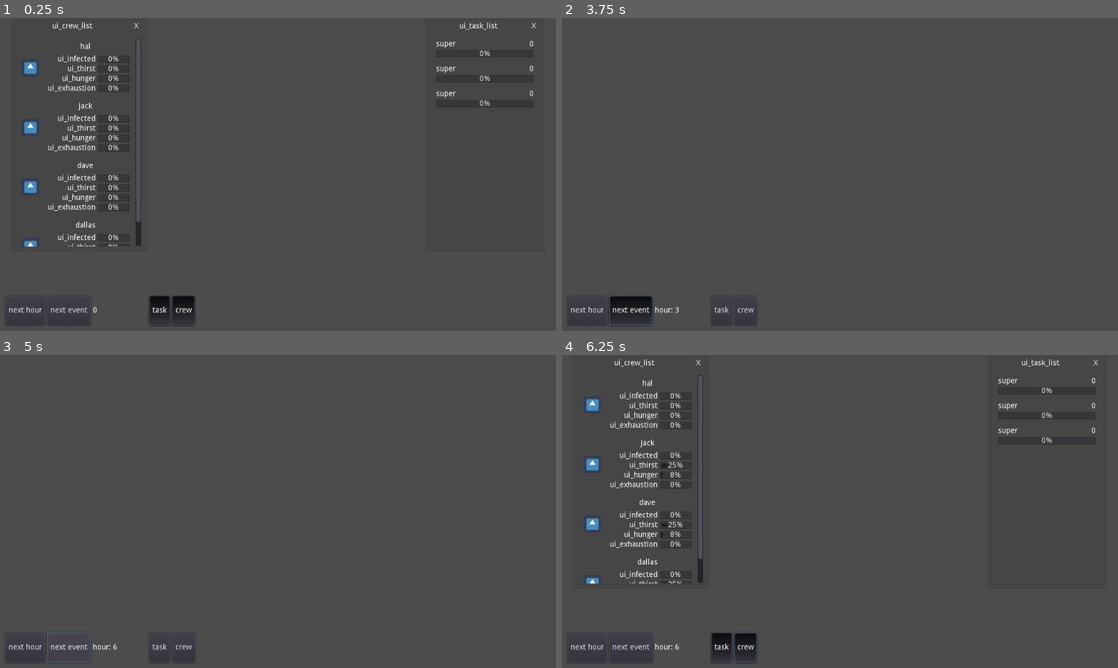
Above: before the commit, frames 1-4 (two rows, left to right).
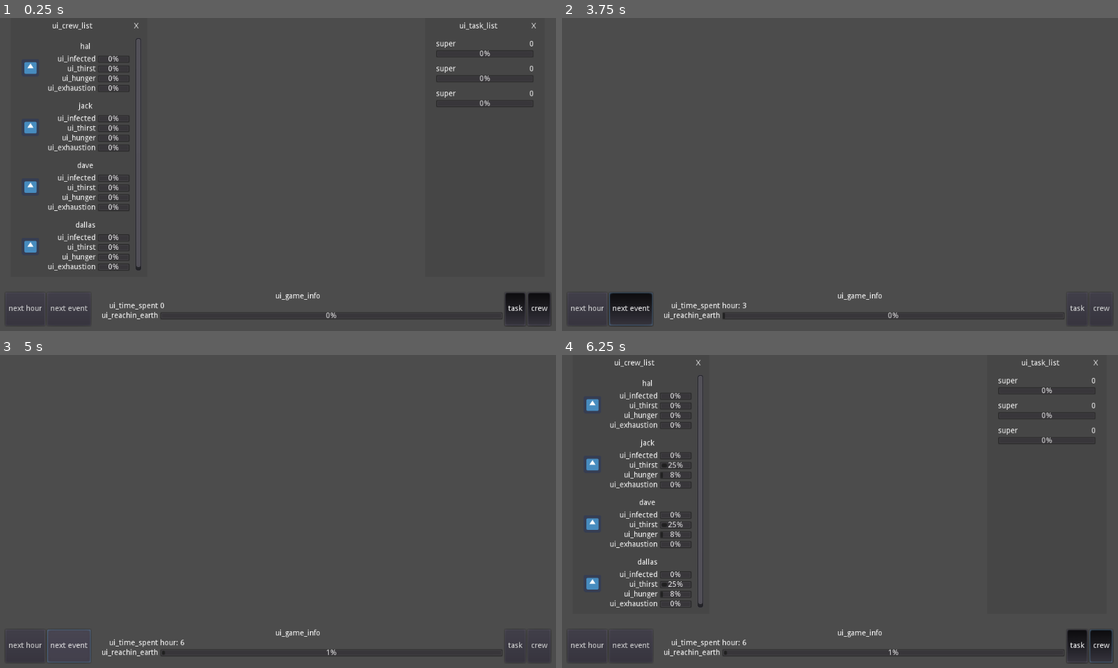
Above: after the commit, the same moments.

Repository: Eptwalabha/ld46
Game: Godot game, scene res://scenes/game/Game.tscn
Two runs of this game, one before a commit and one after it. Both use one fixed random seed, a clock stepped at 60 frames per second and the inputs below. The engine's default icon, where the game draws it, is replaced by a stand-in: a white triangle on a blue panel in a dark square.
Inputs:
- Up to frame 1 (0.25 s): no input
- Up to frame 2 (3.75 s): click "task" at 0.5 s; click "crew" at 1.25 s; click "next hour" at 2 s; click "next hour" at 2.75 s; click "next event" at 3.5 s
- Up to frame 3 (5 s): click "next event" at 4.25 s
- Up to frame 4 (6.25 s): click "task" at 5 s; click "crew" at 5.75 s

The runs differ from the first frame. In frame 1, 2.2% of the frame differs, in the area x 1-100%, y 64-99%; in frame 2, 0.8%; in frame 3, 0.7%; in frame 4, 2.3%.

Commit message:
update ui with time/distance

Diff:
--- a/scenes/game/Game.gd
+++ b/scenes/game/Game.gd
@@ -31,17 +31,18 @@
 	ui.update_ui(hour)
 	update_crew_state()
 	update_ongoing_tasks()
+	update_ship_state()
 	check_ship_state()
 	spawn_random_events()
-	return []
-
-func update_daily_tasks() -> Array:
 	return []
 
 func update_ongoing_tasks() -> void:
 	for task in ongoing_task:
 		if task is Task:
 			task.update_task(hour)
+
+func update_ship_state() -> void:
+	ship.update_covered_distance()
 
 func update_crew_state() -> void:
 	var crew_members = ship.get_crew_members()
--- a/scenes/game/Ship.gd
+++ b/scenes/game/Ship.gd
@@ -1,7 +1,8 @@
 class_name Ship
 extends Node2D
 
-var speed_ua : float = 2 / 24
+var speed_ua : float = 2.0 / 24.0
+var distance_covered : float = 0.0
 
 func _ready() -> void:
 	pass
@@ -13,3 +14,6 @@
 			if crew.is_alive():
 				crew_members.push_back(crew)
 	return crew_members
+
+func update_covered_distance(hour: int = 1) -> void:
+	distance_covered += hour * speed_ua
--- a/scenes/game/ui/GameUI.tscn
+++ b/scenes/game/ui/GameUI.tscn
@@ -9,13 +9,13 @@
 anchor_bottom = 1.0
 script = ExtResource( 2 )
 __meta__ = {
-"_edit_horizontal_guides_": [ 20.1274, 489.934, 454.0 ],
+"_edit_horizontal_guides_": [ 20.1274, 519.0, 498.798 ],
 "_edit_use_anchors_": false,
 "_edit_vertical_guides_": [ 19.8228, 1003.76 ]
 }
 
 [node name="Actions" type="MarginContainer" parent="."]
-anchor_top = 0.875
+anchor_top = 0.865
 anchor_right = 1.0
 anchor_bottom = 1.0
 margin_top = -6.10352e-05
@@ -27,45 +27,91 @@
 "_edit_use_anchors_": false
 }
 
-[node name="HBoxContainer" type="HBoxContainer" parent="Actions"]
+[node name="Container" type="HBoxContainer" parent="Actions"]
 margin_left = 10.0
 margin_top = 10.0
 margin_right = 1014.0
-margin_bottom = 65.0
+margin_bottom = 71.0
 
-[node name="NextHour" type="Button" parent="Actions/HBoxContainer"]
+[node name="NextHour" type="Button" parent="Actions/Container"]
 margin_right = 73.0
-margin_bottom = 55.0
+margin_bottom = 61.0
 text = "next hour"
 
-[node name="NextEvent" type="Button" parent="Actions/HBoxContainer"]
+[node name="NextEvent" type="Button" parent="Actions/Container"]
 margin_left = 77.0
 margin_right = 157.0
-margin_bottom = 55.0
+margin_bottom = 61.0
 toggle_mode = true
 text = "next event"
 
-[node name="Date" type="Label" parent="Actions/HBoxContainer"]
+[node name="Stats" type="VBoxContainer" parent="Actions/Container"]
 margin_left = 161.0
-margin_top = 20.0
-margin_right = 261.0
-margin_bottom = 34.0
+margin_right = 916.0
+margin_bottom = 61.0
+rect_min_size = Vector2( 150, 0 )
+size_flags_horizontal = 3
+__meta__ = {
+"_edit_use_anchors_": false
+}
+
+[node name="Label" type="Label" parent="Actions/Container/Stats"]
+margin_right = 755.0
+margin_bottom = 14.0
+text = "ui_game_info"
+align = 1
+
+[node name="Time" type="HBoxContainer" parent="Actions/Container/Stats"]
+margin_top = 18.0
+margin_right = 755.0
+margin_bottom = 32.0
+
+[node name="Label" type="Label" parent="Actions/Container/Stats/Time"]
+margin_right = 120.0
+margin_bottom = 14.0
+rect_min_size = Vector2( 120, 0 )
+text = "ui_time_spent"
+align = 2
+
+[node name="Date" type="Label" parent="Actions/Container/Stats/Time"]
+margin_left = 124.0
+margin_right = 224.0
+margin_bottom = 14.0
 rect_min_size = Vector2( 100, 0 )
 text = "0"
 
-[node name="Task" type="Button" parent="Actions/HBoxContainer"]
-margin_left = 265.0
-margin_right = 303.0
-margin_bottom = 55.0
+[node name="Distance" type="HBoxContainer" parent="Actions/Container/Stats"]
+margin_top = 36.0
+margin_right = 755.0
+margin_bottom = 50.0
+
+[node name="Label" type="Label" parent="Actions/Container/Stats/Distance"]
+margin_right = 120.0
+margin_bottom = 14.0
+rect_min_size = Vector2( 120, 0 )
+text = "ui_reachin_earth"
+align = 2
+
+[node name="Progress" type="ProgressBar" parent="Actions/Container/Stats/Distance"]
+margin_left = 124.0
+margin_right = 755.0
+margin_bottom = 14.0
+size_flags_horizontal = 3
+size_flags_vertical = 1
+
+[node name="Task" type="Button" parent="Actions/Container"]
+margin_left = 920.0
+margin_right = 958.0
+margin_bottom = 61.0
 toggle_mode = true
 pressed = true
 text = "task"
 align = 2
 
-[node name="Crew" type="Button" parent="Actions/HBoxContainer"]
-margin_left = 307.0
-margin_right = 349.0
-margin_bottom = 55.0
+[node name="Crew" type="Button" parent="Actions/Container"]
+margin_left = 962.0
+margin_right = 1004.0
+margin_bottom = 61.0
 toggle_mode = true
 pressed = true
 text = "crew"
@@ -73,22 +119,22 @@
 
 [node name="TaskList" parent="." instance=ExtResource( 1 )]
 anchor_left = 1.0
-anchor_bottom = 0.757
+anchor_bottom = 0.833
 margin_left = -241.0
 margin_top = 20.0
 margin_right = -21.0
-margin_bottom = -0.200012
+margin_bottom = 0.199951
 
 [node name="CrewList" parent="." instance=ExtResource( 3 )]
 anchor_right = 0.0
-anchor_bottom = 0.757
+anchor_bottom = 0.833
 margin_left = 20.0
 margin_top = 20.0
 margin_right = 271.0
-margin_bottom = -0.200012
-[connection signal="pressed" from="Actions/HBoxContainer/NextHour" to="." method="_on_NextHour_pressed"]
-[connection signal="toggled" from="Actions/HBoxContainer/NextEvent" to="." method="_on_NextEvent_toggled"]
-[connection signal="toggled" from="Actions/HBoxContainer/Task" to="." method="_on_Task_toggled"]
-[connection signal="toggled" from="Actions/HBoxContainer/Crew" to="." method="_on_Crew_toggled"]
+margin_bottom = 0.199951
+[connection signal="pressed" from="Actions/Container/NextHour" to="." method="_on_NextHour_pressed"]
+[connection signal="toggled" from="Actions/Container/NextEvent" to="." method="_on_NextEvent_toggled"]
+[connection signal="toggled" from="Actions/Container/Task" to="." method="_on_Task_toggled"]
+[connection signal="toggled" from="Actions/Container/Crew" to="." method="_on_Crew_toggled"]
 [connection signal="on_window_closed" from="TaskList" to="." method="_on_UI_window_closed"]
 [connection signal="on_window_closed" from="CrewList" to="." method="_on_UI_window_closed"]
--- a/scenes/game/ui/UI.gd
+++ b/scenes/game/ui/UI.gd
@@ -4,20 +4,30 @@
 signal next_hour_clicked
 signal next_event_toggled(button_pressed)
 
-onready var label_date := $Actions/HBoxContainer/Date as Label
+onready var label_date := $Actions/Container/Stats/Time/Date as Label
+onready var distance_progress := $Actions/Container/Stats/Distance/Progress as ProgressBar
 onready var crew_list := $CrewList as UICrewList
+onready var next_event := $Actions/Container/NextEvent as Button
+onready var next_hour := $Actions/Container/NextHour as Button
+onready var crew_button := $Actions/Container/Crew as Button
+onready var task_button := $Actions/Container/Task as Button
+
+var ship = null
 
 func _ready() -> void:
 	pass # Replace with function body.
 
-func setup(ship: Ship) -> void:
+func setup(the_ship: Ship) -> void:
+	ship = the_ship
 	crew_list.set_crew_members(ship.get_crew_members())
 
 func update_ui(hour: int) -> void:
 	label_date.text = "hour: %s" % hour
+	distance_progress.max_value = 30
+	distance_progress.value = ship.distance_covered
 
 func next_event_over() -> void:
-	$Actions/HBoxContainer/NextEvent.pressed = false
+	next_event.pressed = false
 
 func _on_NextHour_pressed() -> void:
 	emit_signal("next_hour_clicked")
@@ -33,9 +43,6 @@
 
 func _on_UI_window_closed(window) -> void:
 	match window.title:
-		"ui_task_list":
-			$Actions/HBoxContainer/Task.pressed = false
-		"ui_crew_list" :
-			$Actions/HBoxContainer/Crew.pressed = false
-		_ :
-			pass
+		"ui_task_list": task_button.pressed = false
+		"ui_crew_list" : crew_button.pressed = false
+		_ : pass
